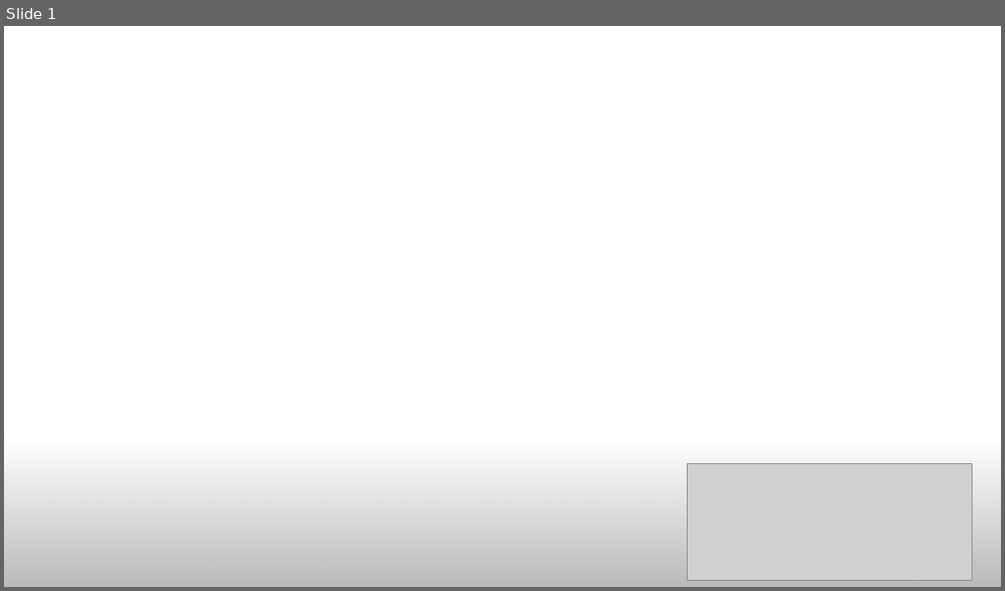
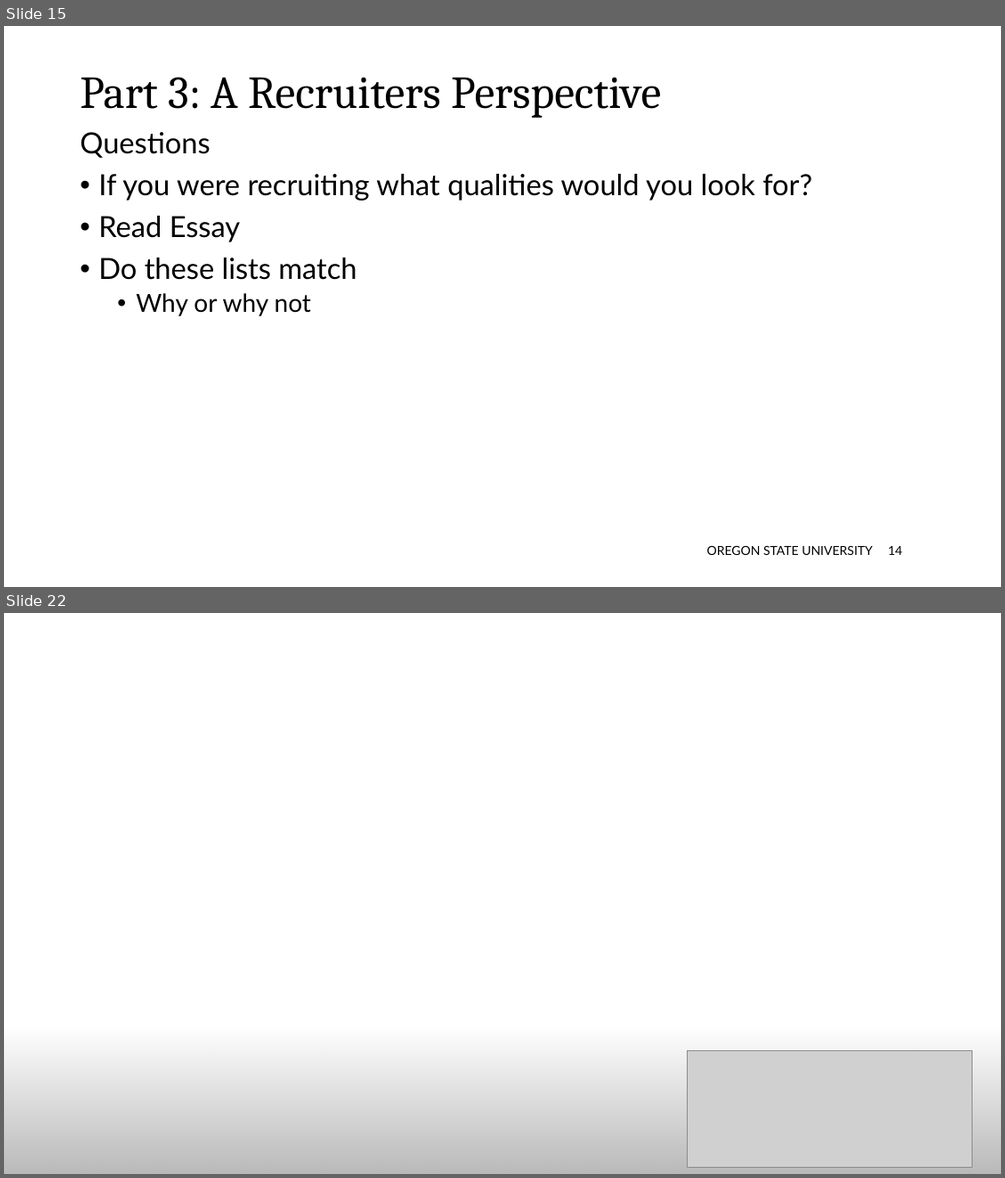
Before and after one commit to davicx/david, a slide deck: career/Career- 2022/OSU- COB Instructor/OSU- Career.pptx. Shown one above the other, each under a label of ours: slide 1 before the commit, slides 15 and 22 after it; the slides between them are not shown. The pictures are 1005x591 and 1005x1178 pixels, drawn with LibreOffice and Linux fonts; fonts in the diff are those of the drawing; grey boxes stand for pictures. Boxes give left, top, right and bottom in pixels: in the first picture for what was removed or moved away, otherwise in the second. Text is boxed around its words. In the diff, an @@ line names an element or a change of style, - is before the commit and + after.

```diff
--- a/career/Career- 2022/OSU- COB Instructor/OSU- Career.pptx
+++ b/career/Career- 2022/OSU- COB Instructor/OSU- Career.pptx
@@ slide 15 added at <box>4,26,1001,587</box>, background #FFFFFF @@
@@ title added at <box>80,77,661,118</box>, 44 pt, text #000000 @@
+Part 3: A Recruiters Perspective
@@ text added at <box>80,132,812,316</box>, 28 pt, text #000000 @@
+Questions
+• If you were recruiting what qualities would you look for?
+• Read Essay
+• Do these lists match
+  • Why or why not
@@ text added at <box>707,546,873,555</box>, 12 pt, text #000000 @@
+OREGON STATE UNIVERSITY
@@ page number added at <box>888,546,902,555</box>, 12 pt, text #000000 @@
+14
@@ what was slide 1 is now slide 22 @@
```
Also in this commit, not shown: 3 slides changed, 19 other slides added, 2 slides removed, 2 other files.
